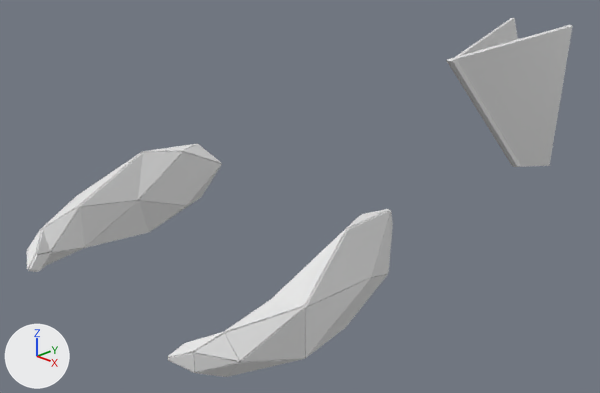
The Blender file Assets/Models/Enemy Units/Ground Phos.blend, before and after one commit.
Before and after are seen from a camera (50 mm lens) standing at (4.56, -5.13, 3.29) and looking at (-0.39, -0.24, 0.63). Arrows for +X, +Y and +Z are at lower left; the lights stay in place.
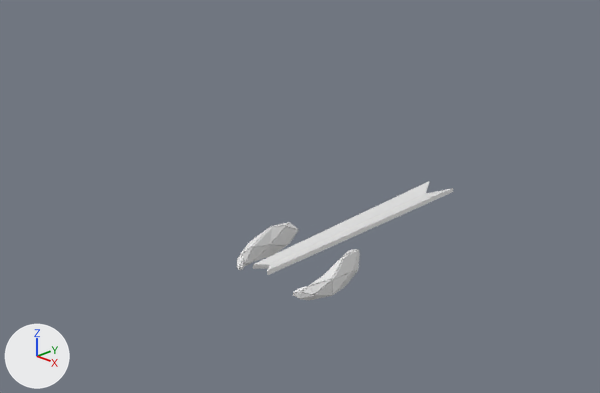
Scene script edits in JSON lines:
```json
{"block": "me_cube", "where": "me_cube.from_pydata(...)  # 24 vertices, 22 faces; spans x -1.81..1.81, y -2.56..3.77, z -0.39..2.39"}
{"block": "me_cube", "where": "# used by ob_cube; location = (0.0, 0.0, 0.0)"}
{"block": "me_cube", "change": "me_cube part 1: the whole mesh is turned -90 degrees about the x axis through its middle and scaled by 0.369, then moved by (0.0, -0.23, -1.17)"}
{"block": "me_cube_001", "where": "me_cube_001.from_pydata(...)  # 12 vertices, 10 faces; spans x -1.62..-0.77, y -2.69..-0.22, z 0.29..1.55"}
{"block": "me_cube_001", "where": "# used by ob_cube_001; location = (0.0, 0.0, 0.0)"}
{"block": "me_cube_001", "change": "me_cube_001 part 2: the whole mesh is turned -90 degrees about the x axis through its middle and scaled by 0.369, then moved by (0.75, 1.79, -0.33)"}
{"op": "set", "path": "ob_cube.rotation_euler", "old": "(0.0, 0.0, 0.0)", "new": "(1.571, 0.0, 0.0)", "note": "degrees (0, 0, 0) -> degrees (90, 0, 0)"}
{"op": "set", "path": "ob_cube_001.rotation_euler", "old": "(0.0, 0.0, 0.0)", "new": "(1.571, 0.0, 0.0)", "note": "degrees (0, 0, 0) -> degrees (90, 0, 0)"}
```

Location of each change, (x1, y1, x2, y2) in pixels of the pictures (600 x 393 px):
```json
{"object": "Cube.001", "change": "turned", "before": [27, 143, 393, 377], "after": [237, 222, 360, 300]}
{"object": "Cube", "change": "turned", "before": [446, 18, 573, 167], "after": [253, 181, 453, 275]}
```
